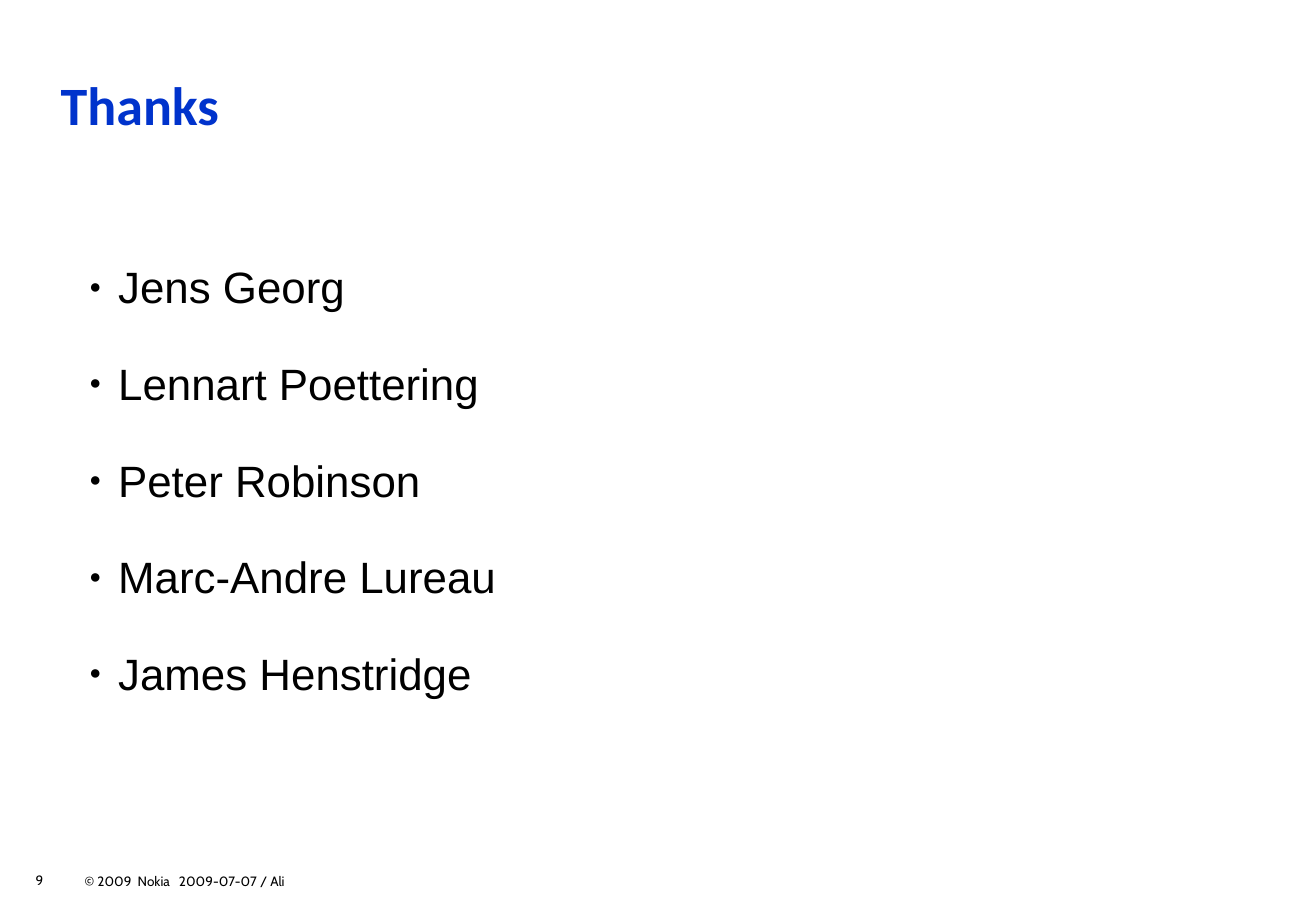
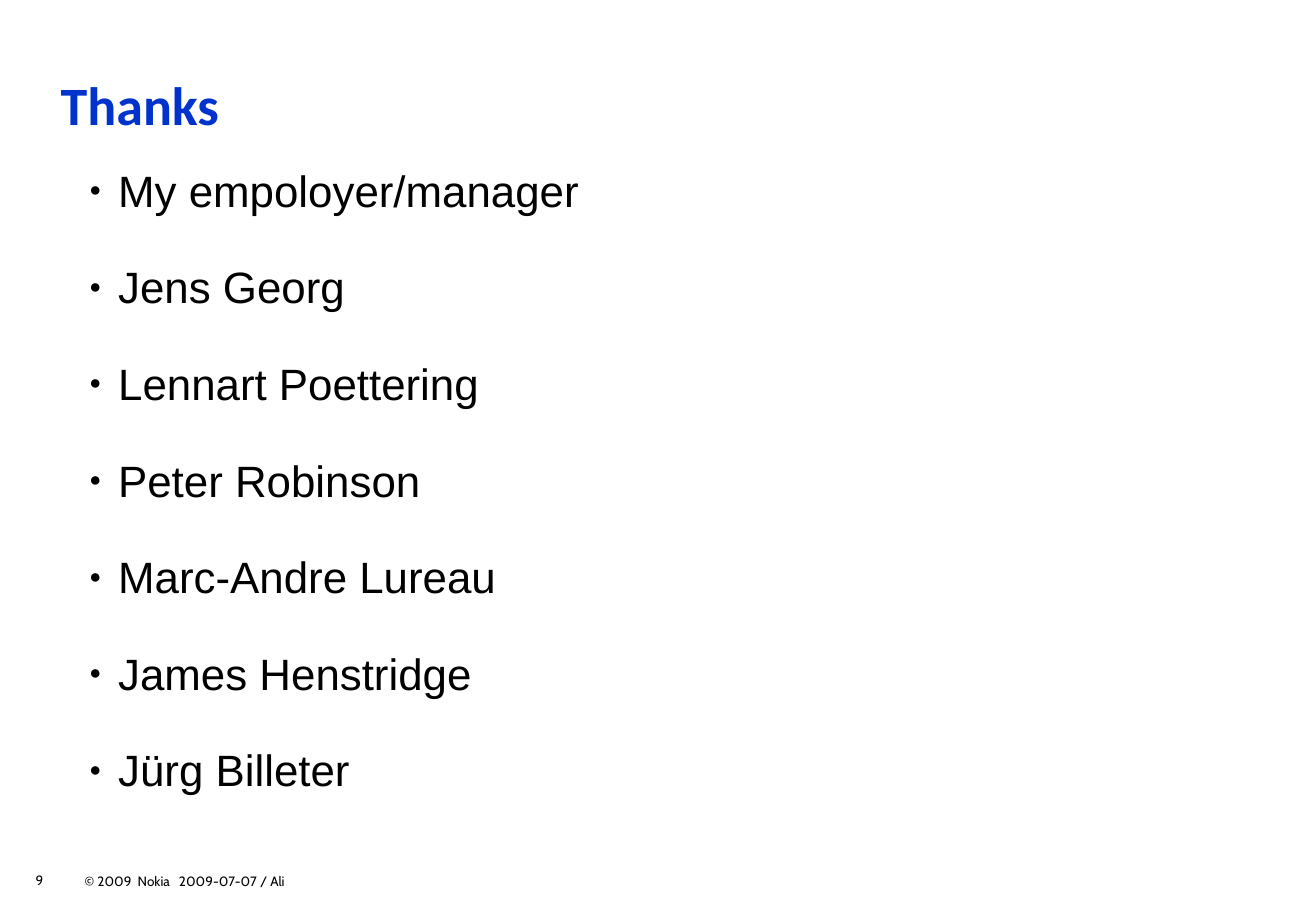
Before and after one commit to zeenix/rygel-presentation-2009, a slide deck: slide 9 of slides.odp. Drawn at 1316x911 pixels with LibreOffice and Linux fonts; fonts in the diff are those of the drawing; background and template pictures are left out. Boxes give left, top, right and bottom in pixels: in the first picture for what was removed or moved away, otherwise in the second. Text is boxed around its words. In the diff, an @@ line names an element or a change of style, - is before the commit and + after.

Commit message:
Add Nokia and Jurg to "Thanks" slide

```diff
--- a/slides.odp
+++ b/slides.odp
@@ text "My empoloyer/manager": place and size @@
-text "My empoloyer/manager" at <box>118,272,496,699</box>
+text "My empoloyer/manager" at <box>118,175,579,787</box>
@@ text at <box>118,175,579,216</box>: paragraph added @@
+  ● My empoloyer/manager
@@ text at <box>216,754,350,787</box>: paragraph added @@
+  ● Jürg Billeter
```
